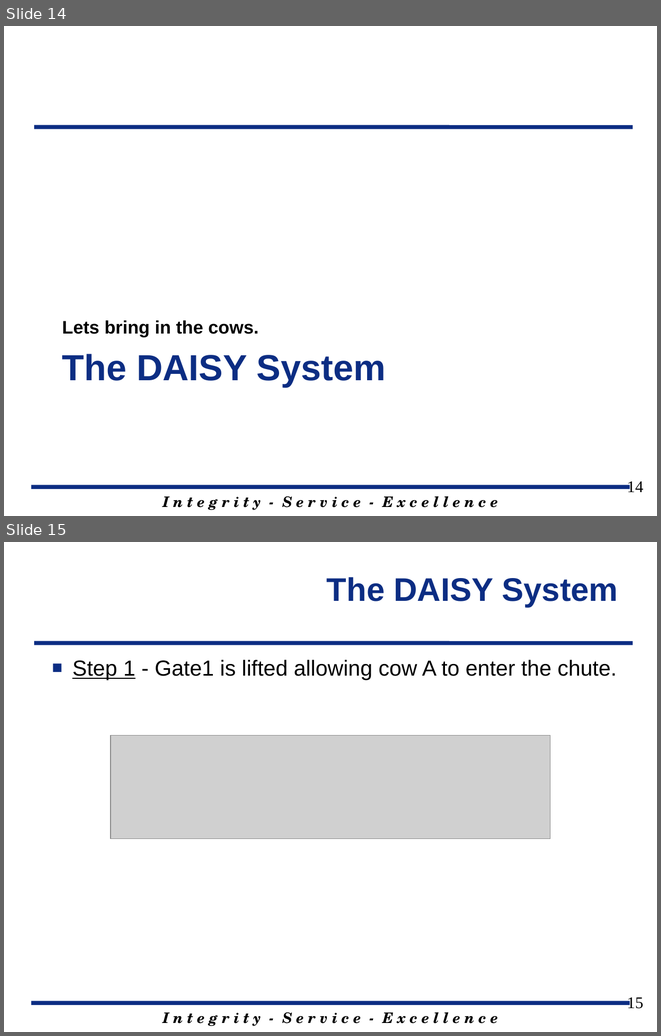
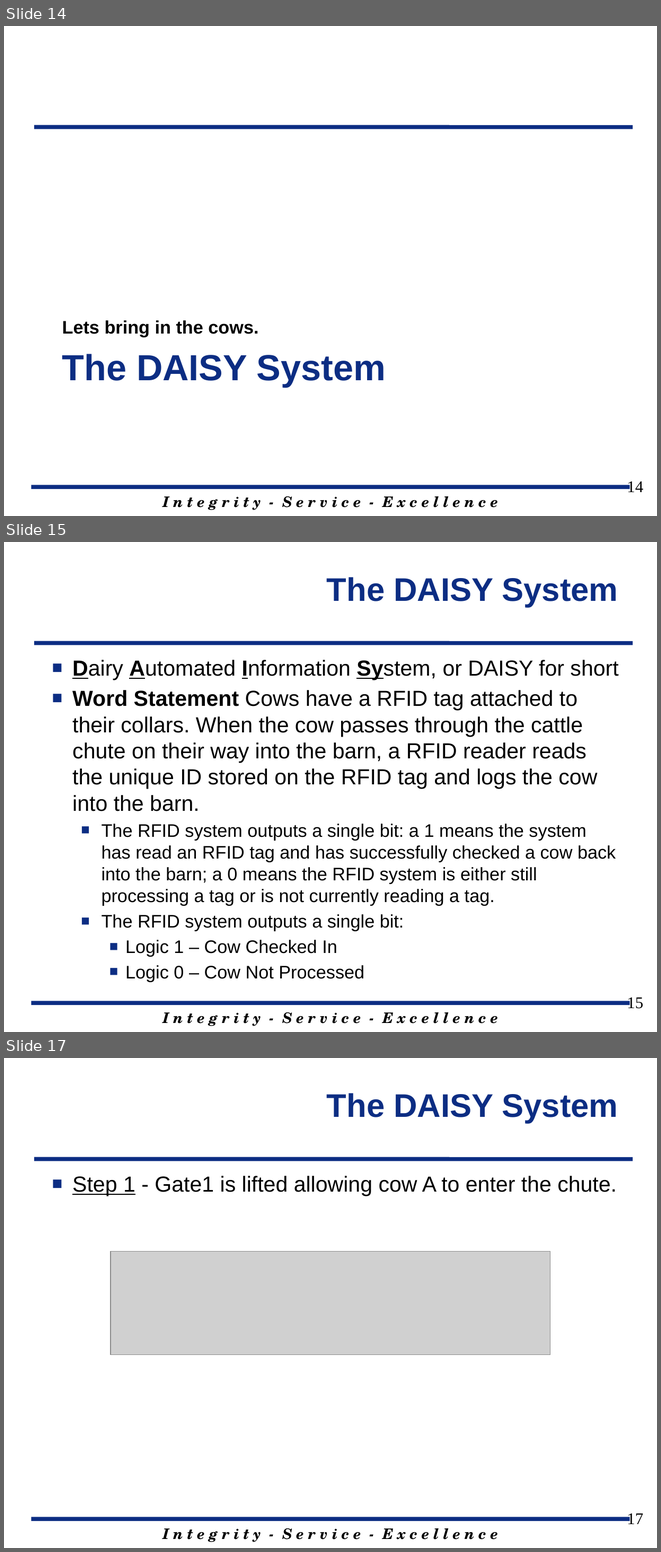
Before and after one commit to jfalkinburg/ECE383_web, a slide deck: lecture/slides/ECE_383_Lec9.pptx. Shown one above the other, each under a label of ours: slides 14 and 15 before the commit, slides 14, 15 and 17 after it; the slides between them are not shown. The pictures are 661x1036 and 661x1552 pixels, drawn with LibreOffice and Linux fonts; fonts in the diff are those of the drawing; grey boxes stand for pictures; background and template pictures are left out. Boxes give left, top, right and bottom in pixels: in the first picture for what was removed or moved away, otherwise in the second. Text is boxed around its words. In the diff, an @@ line names an element or a change of style, - is before the commit and + after.

```diff
--- a/lecture/slides/ECE_383_Lec9.pptx
+++ b/lecture/slides/ECE_383_Lec9.pptx
@@ slide 15 added at (4,542,657,1032), background #FFFFFF; not listed: 3 template elements that a slide beside it also shows @@
@@ title added at (327,577,618,607), 36 pt, text #0C2D83, bold @@
+The DAISY System
@@ text added at (72,660,618,956), 20 pt, text #000000 @@
+■ Dairy Automated Information System, or DAISY for short
+■ Word Statement Cows have a RFID tag attached to their collars. When the cow passes through the cattle chute on their way into the barn, a RFID reader reads the unique ID stored on the RFID tag and logs the cow into the barn.
+  ■ The RFID system outputs a single bit: a 1 means the system has read an RFID tag and has successfully checked a cow back into the barn; a 0 means the RFID system is either still processing a tag or is not currently reading a tag.
+  ■ The RFID system outputs a single bit:
+    ■ Logic 1 – Cow Checked In
+    ■ Logic 0 – Cow Not Processed
@@ page number added at (627,997,643,1008), 18 pt, text #000000 @@
+15
@@ what was slide 15 is now slide 17 @@
@@ page number at (627,1513,643,1524): text changed @@
-15
+17
```
Also in this commit, not shown: 1 slide changed, 1 other slide added.
